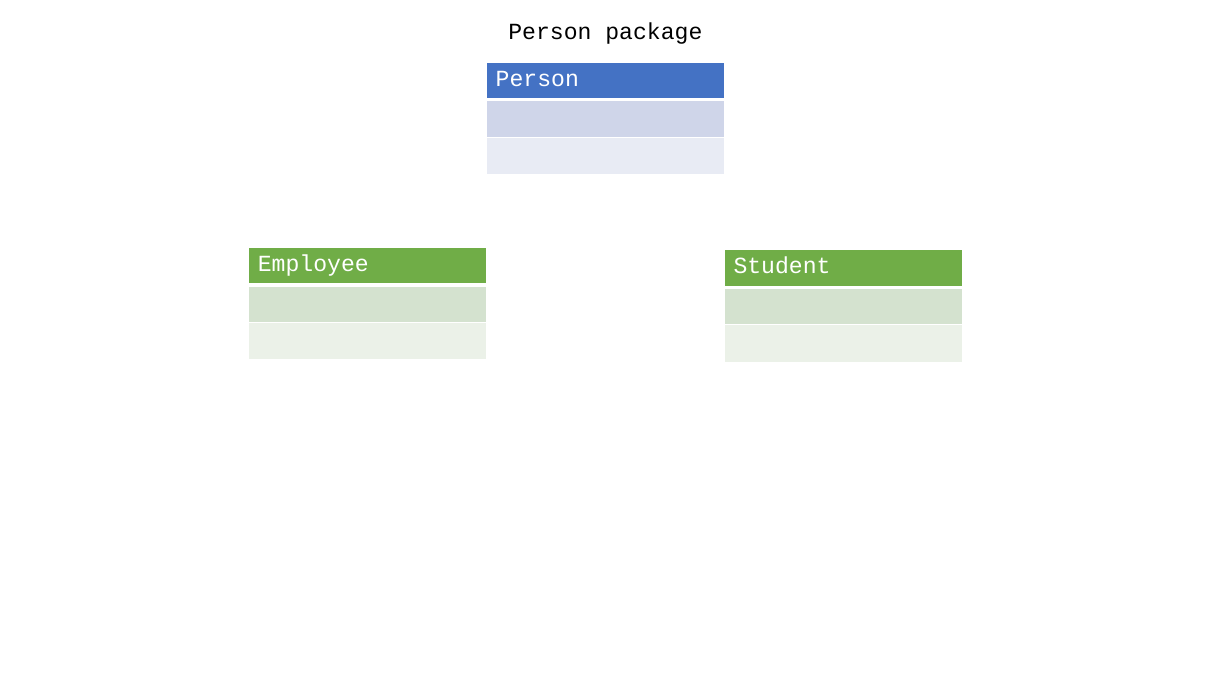
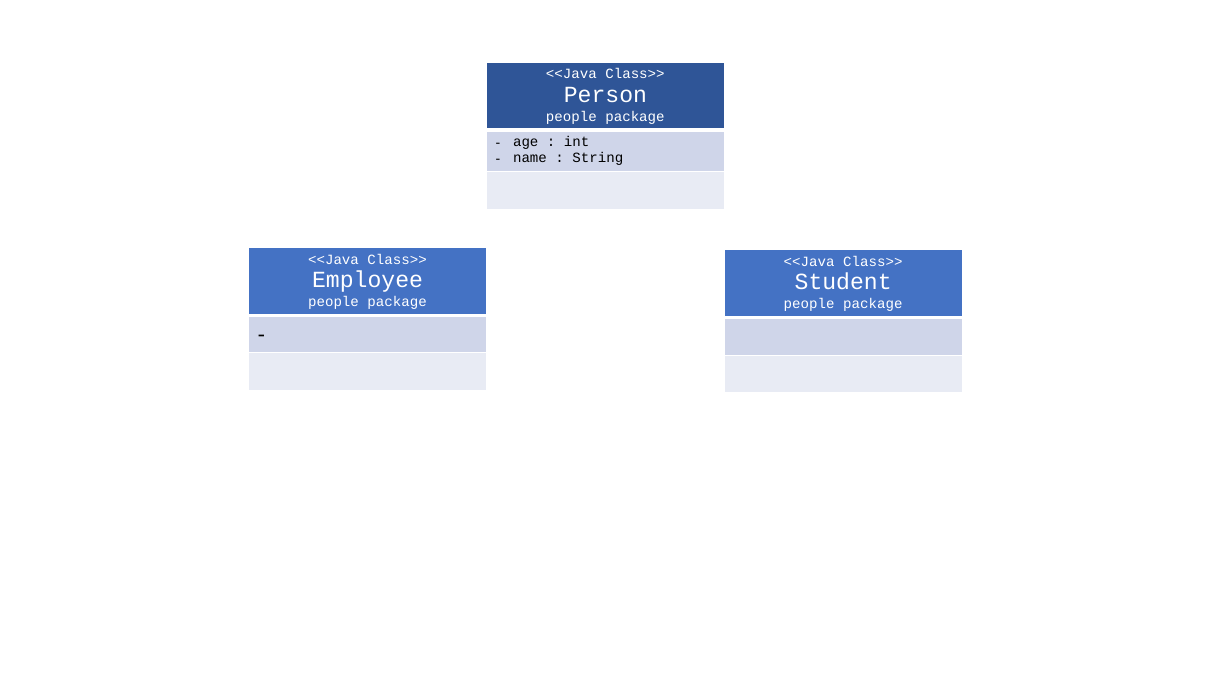
Before and after one commit to MayKeziah/CSC142_Workspace, a slide deck: slide 1 of FinalProject_UML.pptx. Drawn at 1232x693 pixels with LibreOffice and Linux fonts; fonts in the diff are those of the drawing. Boxes give left, top, right and bottom in pixels: in the first picture for what was removed or moved away, otherwise in the second. Text is boxed around its words. In the diff, an @@ line names an element or a change of style, - is before the commit and + after.

```diff
--- a/FinalProject_UML.pptx
+++ b/FinalProject_UML.pptx
@@ text removed at [508,22,702,44] @@
-Person package
@@ table at [486,62,724,213] @@
-row 1: Person
+row 1: <<Java Class>> / Person / people package
+row 2: age : int / name : String
-row 3: 
@@ fill #4472C4 to #2F5597 in row 1, column 1 @@
@@ table at [249,248,486,394] @@
-row 1: Employee
+row 1: <<Java Class>> / Employee / people package
+row 2: -
-row 3: 
@@ fill #70AD47 to #4472C4 in row 1, column 1 @@
@@ fill #D5E3CF to #CFD5EA in row 2, column 1 @@
@@ fill #EBF1E9 to #E9EBF5 in row 3, column 1 @@
@@ table at [725,250,962,396] @@
-row 1, column 1: Student
+row 1, column 1: <<Java Class>> / Student / people package
@@ fill #70AD47 to #4472C4 in row 1, column 1 @@
@@ fill #D5E3CF to #CFD5EA in row 2, column 1 @@
@@ fill #EBF1E9 to #E9EBF5 in row 3, column 1 @@
```
Also in this commit, not shown: 1 other slide changed, 12 other files.
